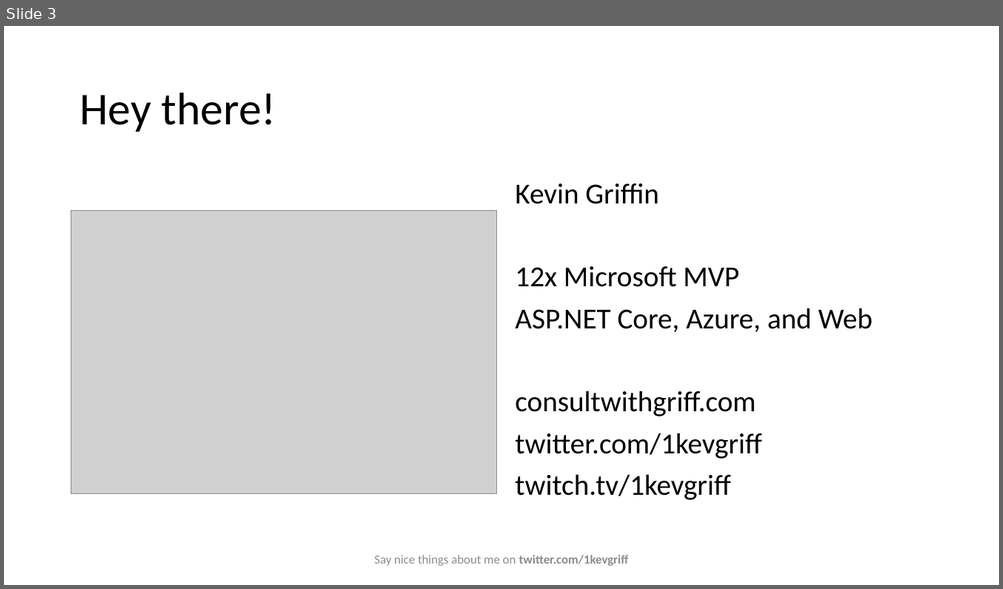
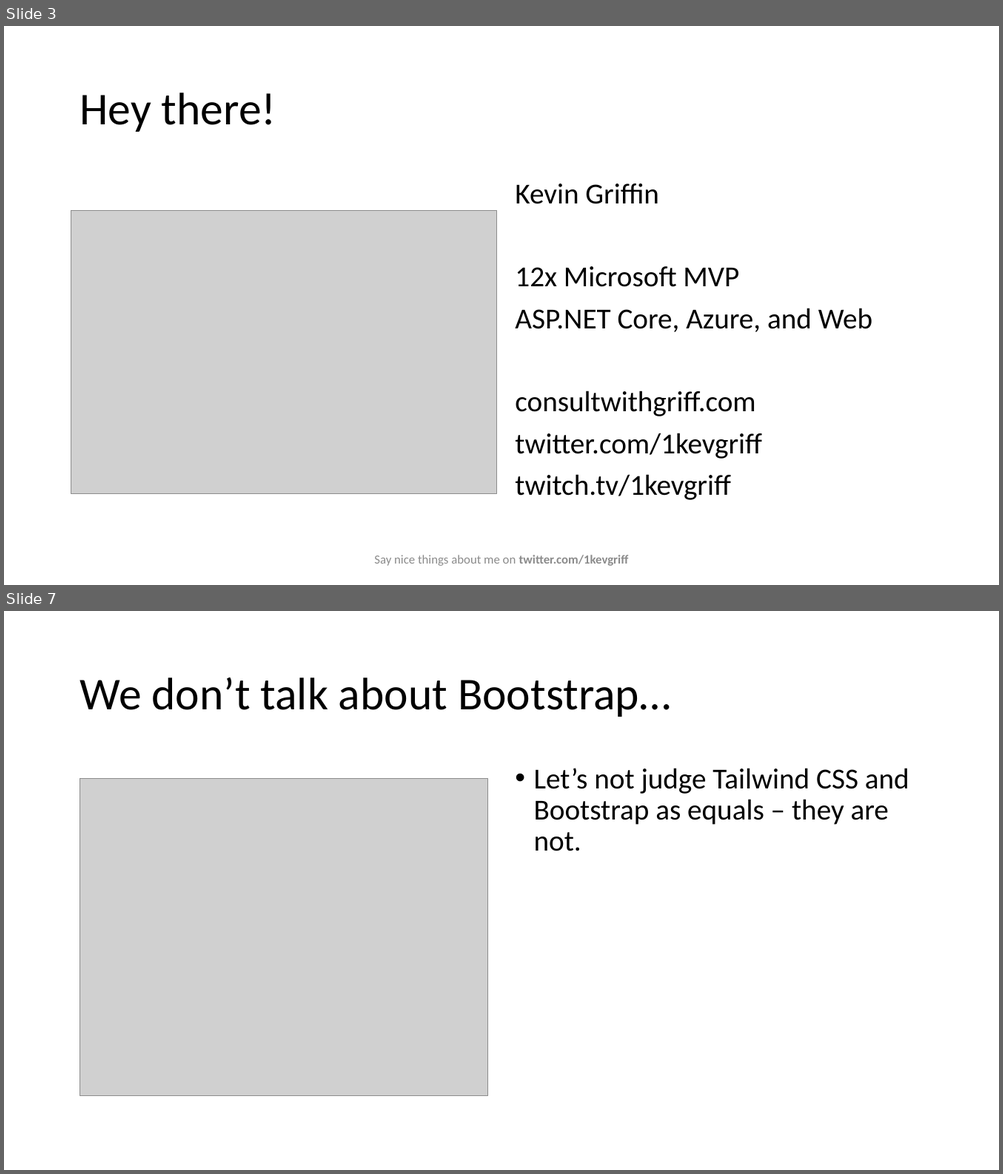
Before and after one commit to 1kevgriff/TailwindEssentials, a slide deck: Slides/Tailwind Essentials.pptx. Shown one above the other, each under a label of ours: slide 3 before the commit, slides 3 and 7 after it; the slides between them are not shown. The pictures are 1003x589 and 1003x1174 pixels, drawn with LibreOffice and Linux fonts; fonts in the diff are those of the drawing; grey boxes stand for pictures. Boxes give left, top, right and bottom in pixels: in the first picture for what was removed or moved away, otherwise in the second. Text is boxed around its words. In the diff, an @@ line names an element or a change of style, - is before the commit and + after.

```diff
--- a/Slides/Tailwind Essentials.pptx
+++ b/Slides/Tailwind Essentials.pptx
@@ slide 7 added at (x1=4, y1=611, x2=999, y2=1170), background #FFFFFF @@
@@ title added at (x1=79, y1=678, x2=671, y2=717), 44 pt, text #000000 @@
+We don’t talk about Bootstrap…
@@ picture added at (x1=80, y1=779, x2=488, y2=1096) @@
@@ text added at (x1=534, y1=768, x2=909, y2=851), 28 pt, text #000000 @@
+• Let’s not judge Tailwind CSS and Bootstrap as equals – they are not.
```
Also in this commit, not shown: 27 other slides added, 1 slide removed, 51 other files.
